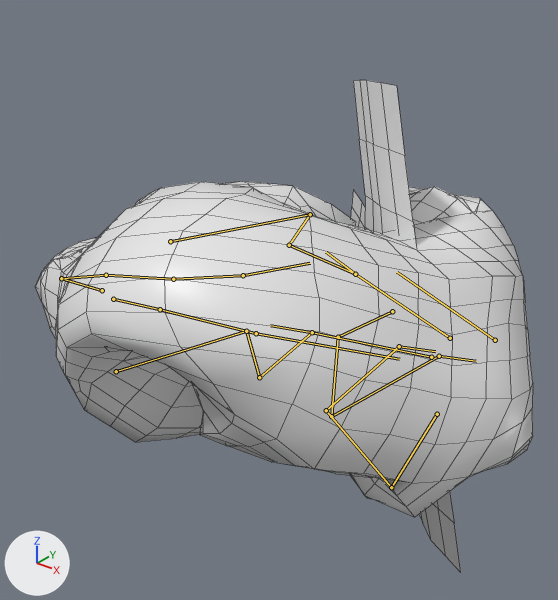
The Blender file Dog/Assets/Models/Cat_14.blend as it was, and as the next commit left it.
One viewpoint serves both versions: a 50 mm camera at (4.18, -5.34, 4.04) aimed at (-0.18, 0.11, 0.66). Lighting does not change. The marker at lower left points along +X, +Y and +Z. Both versions are drawn at frame 161 of the action 'ArmatureAction'; the numbers are the values there. The bones that bend it are drawn over the model as lines. Mesh edges are drawn as thin lines.

The first picture shows 'Cat'.
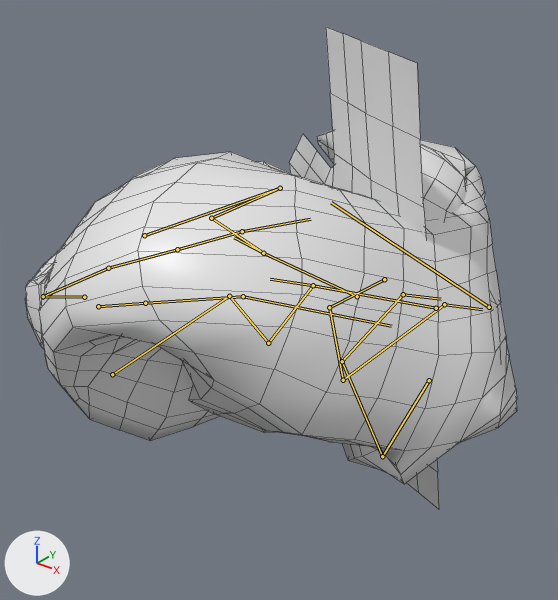
What differs and where, as boxes (x1, y1, x2, y2) in the pictures (558 x 600 px):
'Cat', posed: before (35, 80, 533, 572); after (25, 27, 517, 509)
bone 'head', root to tip: before (495, 340) to (397, 272); after (489, 307) to (331, 202)
bone 'back_foot.L', root to tip: before (450, 338) to (355, 274); after (357, 296) to (263, 253)
bone 'back_foot.R', root to tip: before (431, 357) to (312, 332); after (436, 308) to (313, 285)

The change, as a diff of the scene's bpy script:
```diff
--- a/Dog/Assets/Models/Cat_14.blend.py
+++ b/Dog/Assets/Models/Cat_14.blend.py
@@ bone_front_foot_ik_l @@
 bone_front_foot_ik_l = bpy.data.objects['Armature'].pose.bones['front_foot_IK.L']
-bone_front_foot_ik_l.location = (-0.05, -0.78, -0.25)
+bone_front_foot_ik_l.location = (-0.05, -0.78, 0.33)
@@ bone_front_knee_ik_l @@
 bone_front_knee_ik_l = bpy.data.objects['Armature'].pose.bones['front_knee_IK.L']
-bone_front_knee_ik_l.location = (-0.86, -1.14, -1.99)
+bone_front_knee_ik_l.location = (-0.86, -1.14, -1.41)
@@ bone_ribs_ik @@
 bone_ribs_ik = bpy.data.objects['Armature'].pose.bones['ribs_IK']
-bone_ribs_ik.location = (1.22, 1.21, -1.88)
+bone_ribs_ik.location = (1.22, 1.36, -1.32)
@@ bone_front_foot_ik_r @@
 bone_front_foot_ik_r = bpy.data.objects['Armature'].pose.bones['front_foot_IK.R']
-bone_front_foot_ik_r.location = (-1.75, -1.1, -0.13)
+bone_front_foot_ik_r.location = (-1.75, -1.1, 0.45)
@@ bone_front_knee_ik_r @@
 bone_front_knee_ik_r = bpy.data.objects['Armature'].pose.bones['front_knee_IK.R']
-bone_front_knee_ik_r.location = (-0.86, -1.14, -1.99)
+bone_front_knee_ik_r.location = (-0.86, -1.14, -1.41)
@@ bone_hips @@
 bone_hips = bpy.data.objects['Armature'].pose.bones['hips']
-bone_hips.location = (-0.57, -0.63, -1.6)
-bone_hips.rotation_quaternion = (0.839, -0.302, -0.352, 0.285)  # degrees (-51, -25, 49)
+bone_hips.location = (-0.66, -0.59, -1.61)
+bone_hips.rotation_quaternion = (0.813, -0.261, -0.364, 0.371)  # degrees (-49, -24, 60)
@@ bone_head @@
 bone_head = bpy.data.objects['Armature'].pose.bones['head']  # child of 'neck'
-bone_head.rotation_quaternion = (0.201, 0.831, 0.495, -0.156)  # degrees (168, 27, 59)
+bone_head.rotation_quaternion = (0.082, 0.76, 0.58, -0.284)  # degrees (14, 148, -101)
@@ bone_tail_bone_end_ik @@
 bone_tail_bone_end_ik = bpy.data.objects['Armature'].pose.bones['tail_bone_end_IK']
-bone_tail_bone_end_ik.location = (1.91, -6.25, -2.09)
+bone_tail_bone_end_ik.location = (1.91, -6.0, -1.56)
@@ bone_back_foot_l @@
 bone_back_foot_l = bpy.data.objects['Armature'].pose.bones['back_foot.L']
-bone_back_foot_l.location = (0.13, -0.75, 0.46)
-bone_back_foot_l.rotation_quaternion = (0.988, 0.071, -0.042, 0.134)  # degrees (7, -6, 15)
+bone_back_foot_l.location = (-0.23, 0.24, 0.13)
+bone_back_foot_l.rotation_quaternion = (0.993, 0.042, -0.091, 0.059)  # degrees (4, -11, 6)
@@ bone_back_leg_knee_l @@
 bone_back_leg_knee_l = bpy.data.objects['Armature'].pose.bones['back_leg_knee.L']
-bone_back_leg_knee_l.location = (0.86, 1.07, 0.0)
+bone_back_leg_knee_l.location = (0.86, 1.07, 0.58)
@@ bone_back_foot_r @@
 bone_back_foot_r = bpy.data.objects['Armature'].pose.bones['back_foot.R']
-bone_back_foot_r.location = (0.2, -0.55, 2.39)
+bone_back_foot_r.location = (-0.38, -0.55, 2.39)
@@ bone_back_leg_knee_r @@
 bone_back_leg_knee_r = bpy.data.objects['Armature'].pose.bones['back_leg_knee.R']
-bone_back_leg_knee_r.location = (0.86, 1.07, 0.0)
+bone_back_leg_knee_r.location = (0.86, 1.07, 0.58)
```
